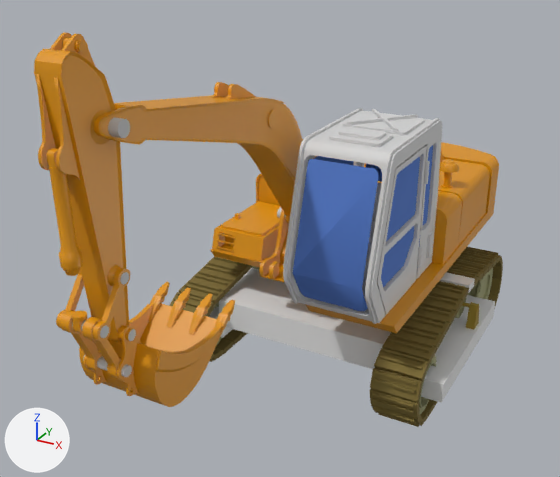
An edit to the FBX model applications/media/excavator.fbx, drawn before and after from the same camera.
Camera for both pictures: a 50 mm camera at (5.06, -12.05, 7.51) aimed at (-0.29, -2.33, 2.65). The axes (+X, +Y, +Z) are drawn at lower left. The lights are the same throughout. Where no turn or scale is listed for an object, it has been applied to the vertices.

Names of what the first picture shows: 'EngineBody', 'arm01', 'arm02', 'bucket', 'cabin', 'hidden_box00', 'hidden_box001', 'leftThread_05', 'leftThread_06', 'leftThread_07', 'leftThread_30', 'leftThread_31'.
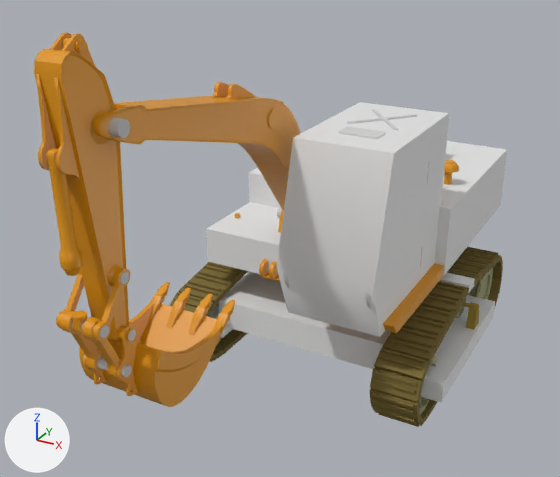
Edits to the bpy script that builds the scene:
```text
Add me_mesh_059_1:
    me_mesh_059_1.from_pydata(...)  # 10 vertices, 16 faces; spans x -0.74..0.74, y -1.4..1.4, z -1.35..1.35
Add me_mesh_056_1:
    me_mesh_056_1.from_pydata(...)  # a box spanning x -1.88..1.88, y -1.84..1.84, z -0.59..0.59
Add me_mesh_058_1:
    me_mesh_058_1.from_pydata(...)  # a box spanning x -1.15..1.15, y -0.74..0.74, z -0.3..0.3
Add ob_hidden_convexhull:
    ob_hidden_convexhull = bpy.data.objects.new('hidden_convexhull', me_mesh_059_1)
    ob_hidden_convexhull.location = (0.94, -1.92, 3.13)
Add ob_hidden_box001_1:
    ob_hidden_box001_1 = bpy.data.objects.new('hidden_Box001', me_mesh_056_1)
    ob_hidden_box001_1.location = (-0.01, 1.24, 2.36)
Add ob_hidden_box003:
    ob_hidden_box003 = bpy.data.objects.new('hidden_Box003', me_mesh_058_1)
    ob_hidden_box003.location = (-0.73, -1.3, 2.08)
```

Boxes [x1, y1, x2, y2] around the edits, measured in the pictures (560 x 477 px):
'hidden_convexhull', added: after [277, 102, 449, 337]
'hidden_Box001', added: after [249, 141, 507, 275]
'hidden_Box003', added: after [206, 202, 281, 276]
'cabin', unchanged, covered by the edit: before [283, 108, 442, 324]; after [283, 109, 430, 308]
'EngineBody', unchanged, covered by the edit: before [210, 142, 499, 333]; after [235, 159, 459, 333]
